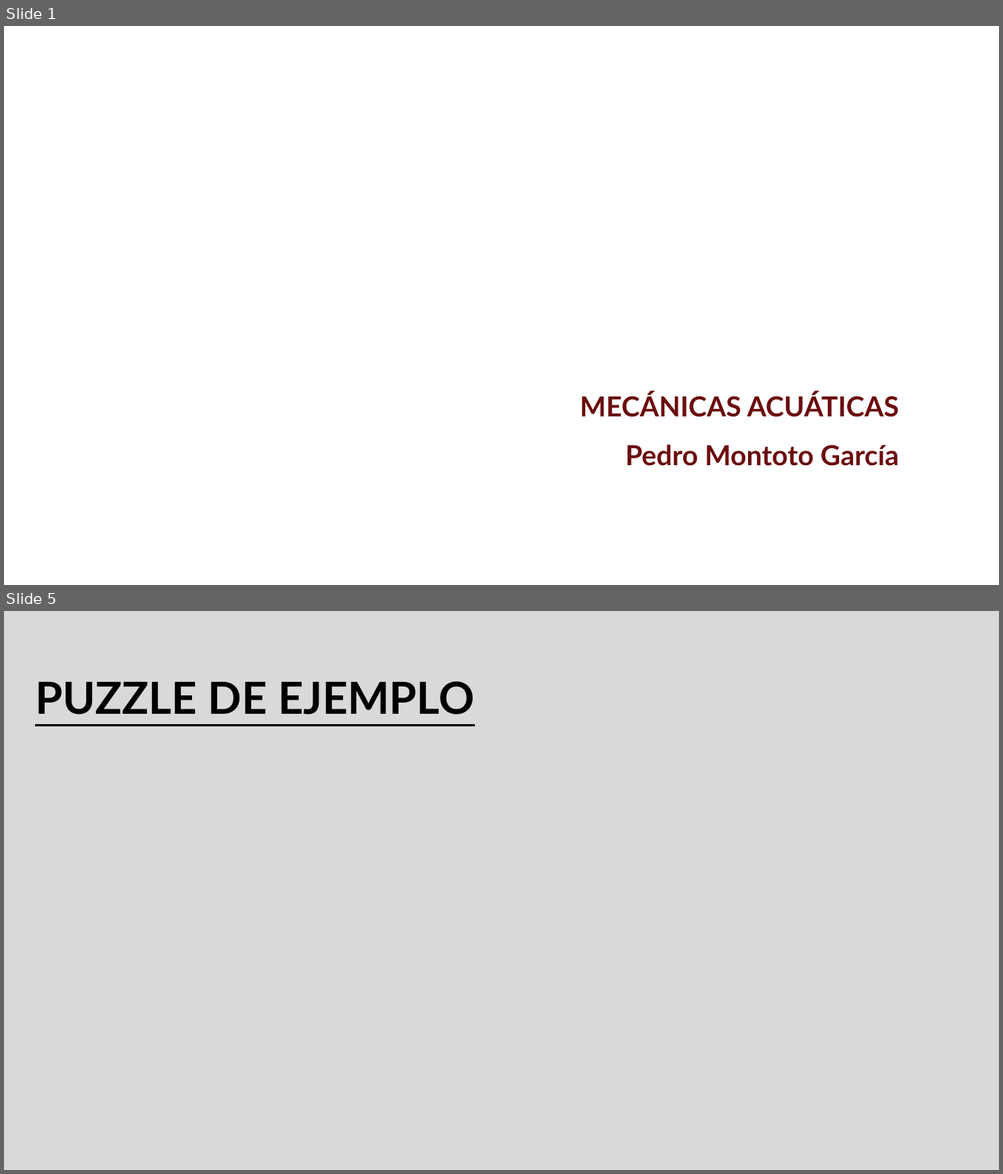
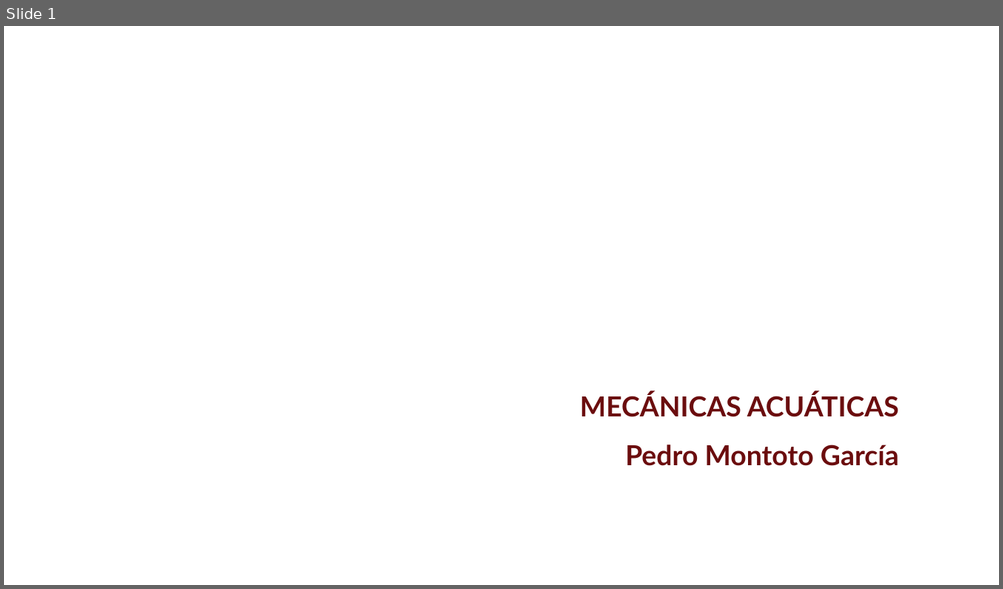
Before and after one commit to McOmghall/game-development-coursera-exercises, a slide deck: Master/Lógica/INSIDE.pptx. Shown one above the other, each under a label of ours: slides 1 and 5 before the commit, slide 1 after it; the slides between them are not shown. The pictures are 1003x1174 and 1003x589 pixels, drawn with LibreOffice and Linux fonts; fonts in the diff are those of the drawing; background and template pictures are left out. Boxes give left, top, right and bottom in pixels: in the first picture for what was removed or moved away, otherwise in the second. Text is boxed around its words. In the diff, an @@ line names an element or a change of style, - is before the commit and + after.

```diff
--- a/Master/Lógica/INSIDE.pptx
+++ b/Master/Lógica/INSIDE.pptx
@@ slide 5 removed at (4,611,999,1170), background #D9D9D9 @@
@@ title removed at (35,681,475,715) @@
-PUZZLE DE EJEMPLO
```
Also in this commit, not shown: 2 slides changed, 4 slides added, 6 other files.
